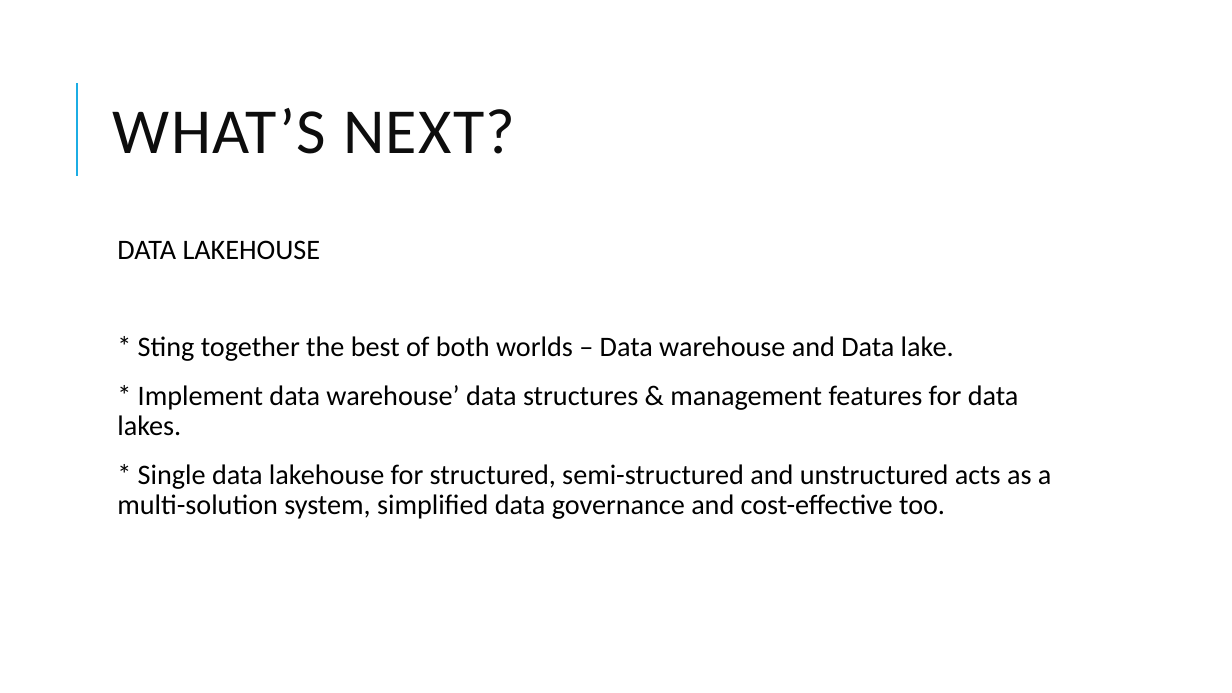
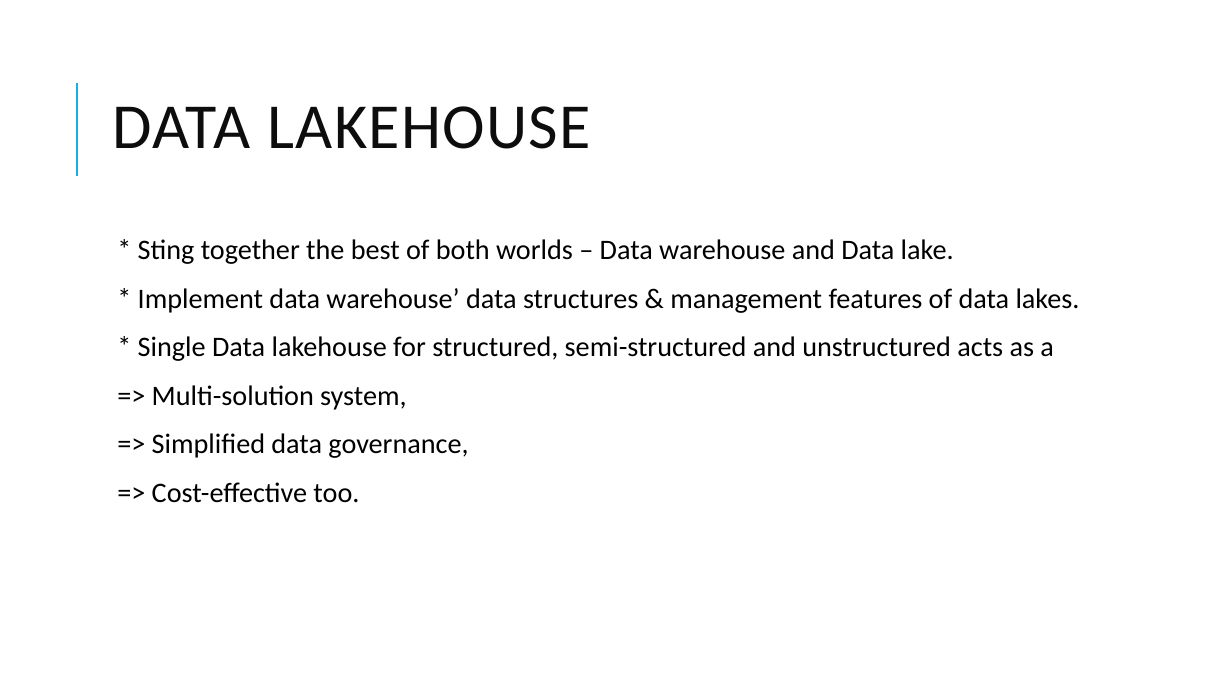
Before and after one commit to dinesarun/common, a slide deck: slide 21 of sessions/GAB 2021/Choosing right Data Service.pptx. Drawn at 1232x693 pixels with LibreOffice and Linux fonts; fonts in the diff are those of the drawing. Boxes give left, top, right and bottom in pixels: in the first picture for what was removed or moved away, otherwise in the second. Text is boxed around its words. In the diff, an @@ line names an element or a change of style, - is before the commit and + after.

```diff
--- a/sessions/GAB 2021/Choosing right Data Service.pptx
+++ b/sessions/GAB 2021/Choosing right Data Service.pptx
@@ title at (x1=113, y1=106, x2=591, y2=149): text changed @@
-WHAT’S NEXT?
+DATA LAKEHOUSE
@@ text at (x1=117, y1=240, x2=321, y2=260): paragraph removed @@
-  DATA LAKEHOUSE
@@ text at (x1=138, y1=288, x2=1080, y2=503): text changed @@
-  * Implement data warehouse’ data structures & management features for data lakes.
-  * Single data lakehouse for structured, semi-structured and unstructured acts as a multi-solution system, simplified data governance and cost-effective too.
+  * Implement data warehouse’ data structures & management features of data lakes.
+  * Single Data lakehouse for structured, semi-structured and unstructured acts as a
+  => Multi-solution system,
+  => Simplified data governance,
+  => Cost-effective too.
```
Also in this commit, not shown: 12 other slides changed, 5 slides added, 2 slides removed.
